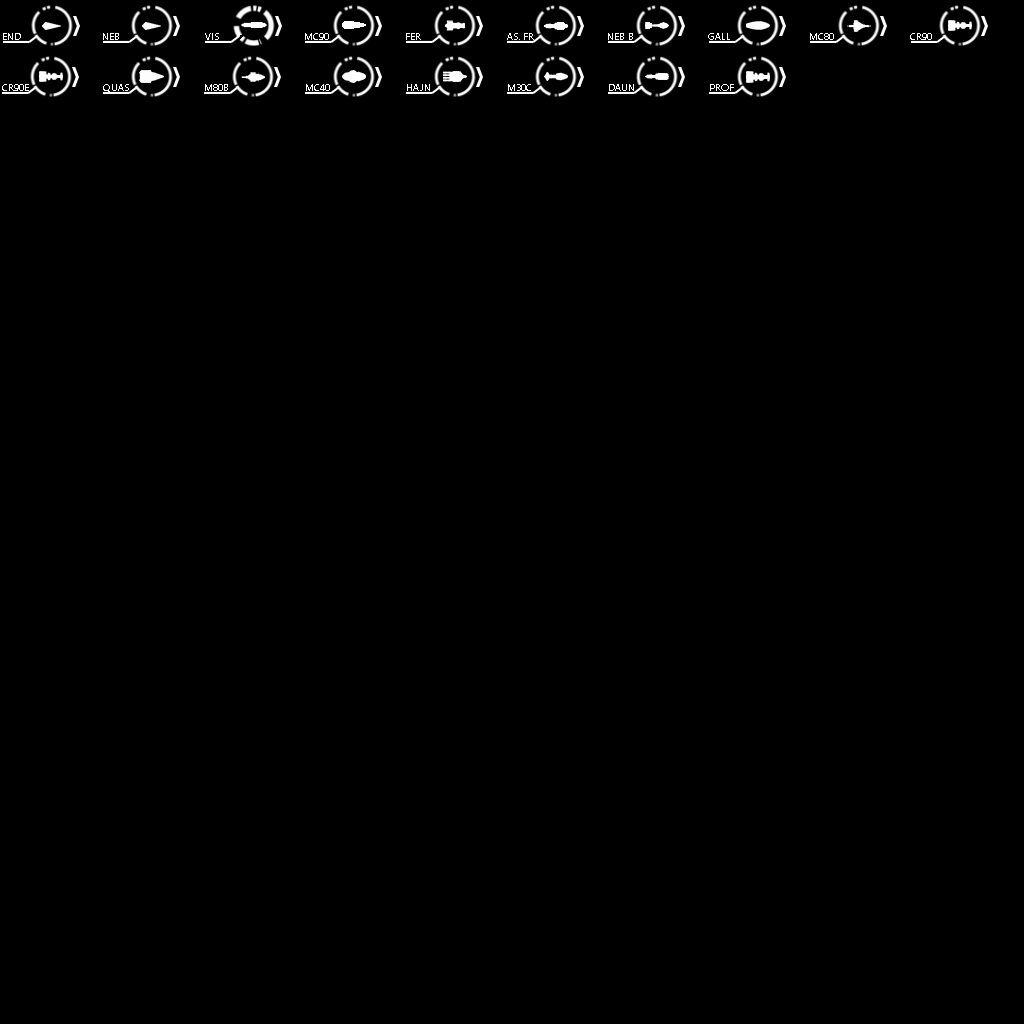
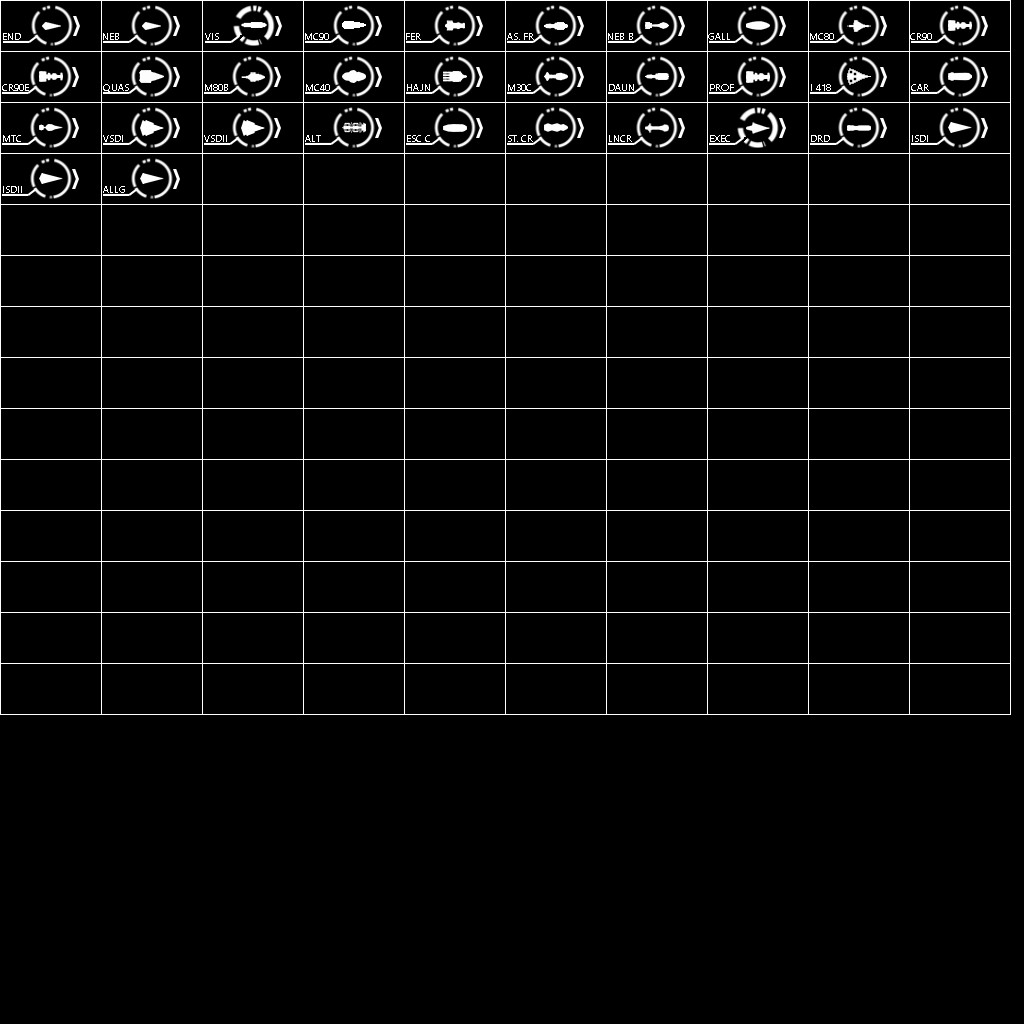
Before/after of a 1024x1024 layered artwork. What changed in the layer stack:
added group "Allegiance" with 3 layers above "ISDII" over [103, 158, 180, 199]
added layer "Indicator" (1st of 21, in "Allegiance") in group "Allegiance" over [103, 158, 180, 199]
added group "ISDII" (1st of 2) with 3 layers above "ISDI" over [2, 158, 79, 199]
added layer "Indicator" (2nd of 21, in "ISDII") in group "ISDII" over [2, 158, 79, 199]
added group "ISDI" (1st of 2) with 3 layers above "Dreadnaught" over [911, 107, 988, 148]
added layer "Indicator" (3rd of 21, in "ISDI") in group "ISDI" over [911, 107, 988, 148]
added group "Dreadnaught" with 3 layers above "Executor-class SSD" over [810, 107, 887, 148]
added layer "Indicator" (4th of 21, in "Dreadnaught") in group "Dreadnaught" over [810, 107, 887, 148]
added group "Executor-class SSD" with 3 layers above "Lancer Frigate" over [709, 107, 786, 148]
added layer "Layer 35" (1st of 2, in "Executor-class SSD") in group "Executor-class SSD" over [709, 107, 786, 148]
added group "Lancer Frigate" with 3 layers above "Strike Cruiser" over [608, 107, 685, 148]
added layer "Indicator" (5th of 21, in "Lancer Frigate") in group "Lancer Frigate" over [608, 107, 685, 148]
added group "Strike Cruiser" with 3 layers above "Escort Carrier" over [507, 107, 584, 148]
added layer "Indicator" (6th of 21, in "Strike Cruiser") in group "Strike Cruiser" over [507, 107, 584, 148]
added group "Escort Carrier" with 3 layers above "Altor" over [406, 107, 483, 148]
added layer "Indicator" (7th of 21, in "Escort Carrier") in group "Escort Carrier" over [406, 107, 483, 148]
added group "Altor" with 3 layers above "VSDII" over [305, 107, 382, 148]
added layer "Indicator" (8th of 21, in "Altor") in group "Altor" over [305, 107, 382, 148]
added group "VSDII" (1st of 2) with 3 layers above "VSDI" over [204, 107, 281, 148]
showed "Grid" over [0, 0, 1011, 715]
…and 37 more changes (37 added)
